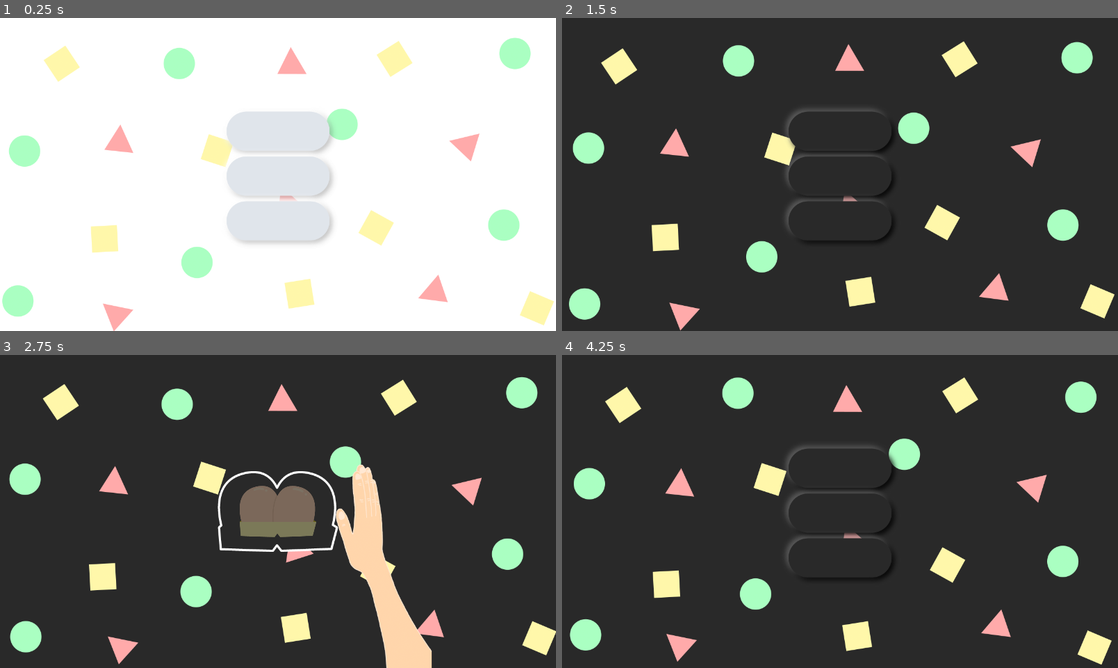
Above: before the commit, frames 1-4 (two rows, left to right).
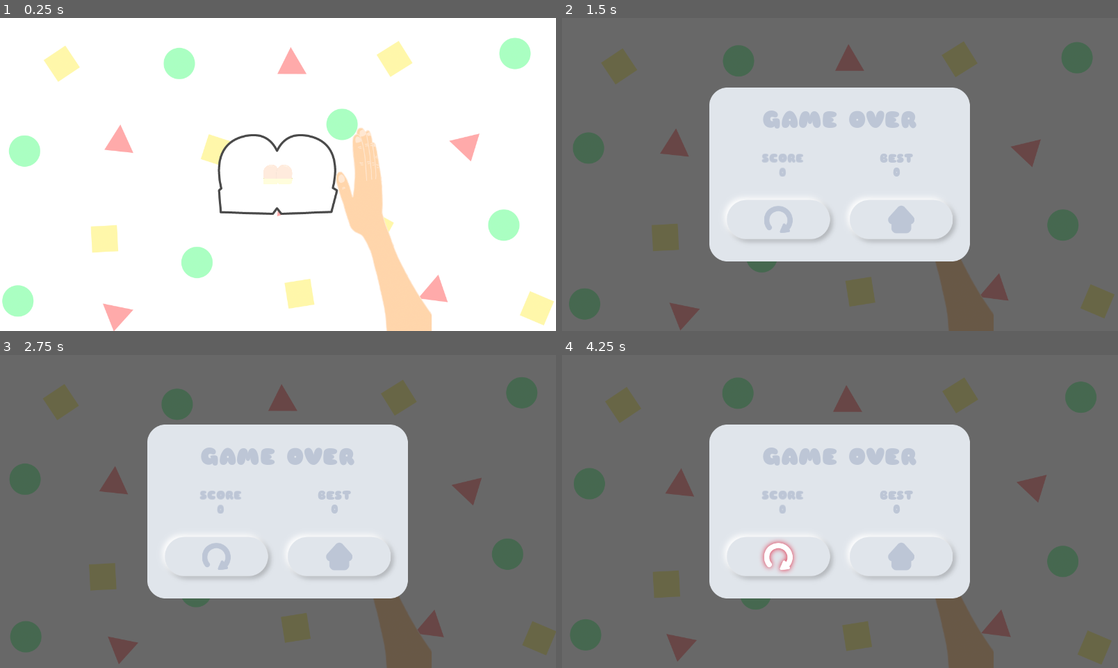
Above: after the commit, the same moments.

Repository: MikeTeok/test_butt_name
Game: Godot game, scene res://scenes/Game.tscn
Two runs of this game, one before a commit and one after it. Both use one fixed random seed, a clock stepped at 60 frames per second and the inputs below. Before the commit the project starts from res://scenes/Main.tscn.
Inputs (mouse positions are in pixels of both pictures, inside the frame that each line leads up to):
- Up to frame 1 (0.25 s): no input
- Up to frame 2 (1.5 s): click (840, 174) at 0.52 s; click (840, 221) at 1.27 s
- Up to frame 3 (2.75 s): click (278, 467) at 2.02 s
- Up to frame 4 (4.25 s): click (778, 555) at 2.77 s; click (901, 555) at 3.52 s

The runs differ from the first frame. In frame 1, 11% of the frame differs, in the area x 39-78%, y 30-100%; in frame 2, 100%, in the area x 0-100%, y 0-100%; in frame 3, 100%; in frame 4, 100%.

Commit message:
Revert "Restructured scene nodes"
This reverts commit 95212a41866dbe96af23c8d290c4126c76c80247.

Diff:
--- a/project.godot
+++ b/project.godot
@@ -11,7 +11,7 @@
 [application]
 
 config/name="test_butt"
-run/main_scene="res://scenes/Main.tscn"
+run/main_scene="res://scenes/Game.tscn"
 config/icon="res://icon.png"
 
 [autoload]
--- a/scenes/Game.tscn
+++ b/scenes/Game.tscn
@@ -1,11 +1,15 @@
-[gd_scene load_steps=4 format=2]
+[gd_scene load_steps=6 format=2]
 
+[ext_resource path="res://scenes/Background.tscn" type="PackedScene" id=1]
 [ext_resource path="res://scenes/butt outline.tscn" type="PackedScene" id=2]
 [ext_resource path="res://scripts/Game.gd" type="Script" id=3]
 [ext_resource path="res://scenes/ComboUI.tscn" type="PackedScene" id=4]
+[ext_resource path="res://scenes/GameOverUI.tscn" type="PackedScene" id=5]
 
 [node name="Game" type="Node2D"]
 script = ExtResource( 3 )
+
+[node name="Background" parent="." instance=ExtResource( 1 )]
 
 [node name="butt outline" parent="." instance=ExtResource( 2 )]
 position = Vector2( 640, 360 )
@@ -18,4 +22,8 @@
 margin_right = 998.319
 margin_bottom = 176.062
 
+[node name="GameOverUI" parent="." instance=ExtResource( 5 )]
+visible = false
+
 [connection signal="timeout" from="Timer" to="." method="_on_Timer_timeout"]
+[connection signal="restartRequest" from="GameOverUI" to="." method="_on_GameOverUI_restartRequest"]
--- a/scenes/GameOverUI.tscn
+++ b/scenes/GameOverUI.tscn
@@ -166,4 +166,3 @@
 }
 
 [connection signal="pressed" from="CenterContainer/VBoxContainer/HBoxContainer/CenterContainer2/RestartButton" to="." method="_on_RestartButton_pressed"]
-[connection signal="pressed" from="CenterContainer/VBoxContainer/HBoxContainer/CenterContainer/HomeButton" to="." method="_on_HomeButton_pressed"]
--- a/scenes/Main.tscn
+++ /dev/null
@@ -1,26 +0,0 @@
-[gd_scene load_steps=6 format=2]
-
-[ext_resource path="res://scripts/Main.gd" type="Script" id=1]
-[ext_resource path="res://scenes/Game.tscn" type="PackedScene" id=2]
-[ext_resource path="res://scenes/GameOverUI.tscn" type="PackedScene" id=7]
-[ext_resource path="res://scenes/Background.tscn" type="PackedScene" id=8]
-[ext_resource path="res://scenes/MainMenuUI.tscn" type="PackedScene" id=9]
-
-[node name="Main" type="Node"]
-script = ExtResource( 1 )
-
-[node name="Background" parent="." instance=ExtResource( 8 )]
-
-[node name="MainMenuUI" parent="." instance=ExtResource( 9 )]
-
-[node name="GameOverUI" parent="." instance=ExtResource( 7 )]
-visible = false
-
-[node name="Game" parent="." instance=ExtResource( 2 )]
-visible = false
-
-[connection signal="changeThemeRequest" from="MainMenuUI" to="." method="_on_MainMenuUI_changeThemeRequest"]
-[connection signal="startRequest" from="MainMenuUI" to="." method="_on_MainMenuUI_startRequest"]
-[connection signal="mainMenuRequest" from="GameOverUI" to="." method="_on_GameOverUI_mainMenuRequest"]
-[connection signal="restartRequest" from="GameOverUI" to="." method="_on_GameOverUI_restartRequest"]
-[connection signal="gameOver" from="Game" to="." method="_on_Game_gameOver"]
--- a/scenes/MainMenuUI.tscn
+++ /dev/null
@@ -1,41 +0,0 @@
-[gd_scene load_steps=3 format=2]
-
-[ext_resource path="res://scenes/button.tscn" type="PackedScene" id=1]
-[ext_resource path="res://scripts/MainMenuUI.gd" type="Script" id=2]
-
-[node name="MainMenuUI" type="Control"]
-margin_right = 1280.0
-margin_bottom = 720.0
-script = ExtResource( 2 )
-__meta__ = {
-"_edit_use_anchors_": false
-}
-
-[node name="CenterContainer" type="CenterContainer" parent="."]
-anchor_right = 1.0
-anchor_bottom = 1.011
-margin_bottom = 0.0799561
-__meta__ = {
-"_edit_use_anchors_": false
-}
-
-[node name="VBoxContainer" type="VBoxContainer" parent="CenterContainer"]
-margin_left = 521.0
-margin_top = 215.0
-margin_right = 759.0
-margin_bottom = 512.0
-custom_constants/separation = 12
-
-[node name="PlayButton" parent="CenterContainer/VBoxContainer" instance=ExtResource( 1 )]
-
-[node name="LightModeButton" parent="CenterContainer/VBoxContainer" instance=ExtResource( 1 )]
-margin_top = 103.0
-margin_bottom = 194.0
-
-[node name="DarkModeButton" parent="CenterContainer/VBoxContainer" instance=ExtResource( 1 )]
-margin_top = 206.0
-margin_bottom = 297.0
-
-[connection signal="pressed" from="CenterContainer/VBoxContainer/PlayButton" to="." method="_on_PlayButton_pressed"]
-[connection signal="pressed" from="CenterContainer/VBoxContainer/LightModeButton" to="." method="_on_LightModeButton_pressed"]
-[connection signal="pressed" from="CenterContainer/VBoxContainer/DarkModeButton" to="." method="_on_DarkModeButton_pressed"]
--- a/scripts/Game.gd
+++ b/scripts/Game.gd
@@ -7,20 +7,19 @@
 var butt_note_list = []
 
 onready var comboUI = $ComboUI
+onready var gameOverUI = $GameOverUI
 onready var handSlapEffect = $"butt outline/HandSlapEffect"
 onready var theme_mode setget set_theme
 
-signal gameOver(combo)
-
 func _ready():
-	pass
+	init()
+	play()
 
 func _input(_delta):
 	if(Input.is_action_just_pressed("ui_select")):
 		play_animation()
 		delete_butt_note()
 
-# can be deleted soon, not really needed
 func init():
 	set_theme("Light mode")
 	$Timer.wait_time = INTERVAL / animation_speed
@@ -54,7 +53,9 @@
 			effect.scale = butt_note_delete.scale
 			add_child(effect)
 		else: #butt_note_delete.state == "miss":
-			emit_signal("gameOver", combo)
+			halt()
+			gameOverUI.update_scoreboard(combo)
+			gameOverUI.show()
 		butt_note_delete.queue_free()
 
 func add_butt_note():
@@ -72,6 +73,12 @@
 func _on_butt_timeout():
 	delete_butt_note()
 
+func _on_GameOverUI_restartRequest():
+	gameOverUI.hide()
+	play()
+
 func set_theme(new_mode):
 	theme_mode = new_mode
+	$Background.theme_mode = new_mode
 	$"butt outline".theme_mode = new_mode
+	gameOverUI.theme_mode = new_mode
--- a/scripts/GameOverUI.gd
+++ b/scripts/GameOverUI.gd
@@ -6,7 +6,6 @@
 onready var home_button = $CenterContainer/VBoxContainer/HBoxContainer/CenterContainer/HomeButton
 onready var board = $Board
 signal restartRequest
-signal mainMenuRequest
 onready var theme_mode = "Light mode" setget set_theme
 var best = 0
 
@@ -24,9 +23,6 @@
 
 func _on_RestartButton_pressed():
 	emit_signal("restartRequest")
-
-func _on_HomeButton_pressed():
-	emit_signal("mainMenuRequest")
 
 func set_theme(new_theme):
 	theme_mode = new_theme
--- a/scripts/Main.gd
+++ /dev/null
@@ -1,38 +0,0 @@
-extends Node
-
-onready var mainMenuUI = $MainMenuUI
-onready var background = $Background
-onready var game = $Game
-onready var gameOverUI = $GameOverUI
-
-func _ready():
-	pass # Replace with function body.
-
-func set_theme(new_mode):
-	game.theme_mode = new_mode
-	background.theme_mode = new_mode
-	mainMenuUI.theme_mode = new_mode
-	gameOverUI.theme_mode = new_mode
-
-func _on_MainMenuUI_startRequest():
-	mainMenuUI.hide()
-	game.show()
-	game.play()
-
-func _on_MainMenuUI_changeThemeRequest(theme_mode):
-	set_theme(theme_mode)
-
-func _on_Game_gameOver(combo):
-	game.halt()
-	game.hide()
-	gameOverUI.update_scoreboard(combo)
-	gameOverUI.show()
-
-func _on_GameOverUI_restartRequest():
-	gameOverUI.hide()
-	game.show()
-	game.play()
-
-func _on_GameOverUI_mainMenuRequest():
-	gameOverUI.hide()
-	mainMenuUI.show()
--- a/scripts/MainMenuUI.gd
+++ /dev/null
@@ -1,26 +0,0 @@
-extends Control
-
-onready var start_button = $CenterContainer/VBoxContainer/PlayButton
-onready var light_mode_button = $CenterContainer/VBoxContainer/LightModeButton
-onready var dark_mode_button = $CenterContainer/VBoxContainer/DarkModeButton
-signal startRequest
-signal changeThemeRequest(theme_mode)
-onready var theme_mode = "Light mode" setget set_theme
-
-func _ready():
-	pass # Replace with function body.
-
-func set_theme(new_theme):
-	theme_mode = new_theme
-	start_button.theme_mode = new_theme
-	light_mode_button.theme_mode = new_theme
-	dark_mode_button.theme_mode = new_theme
-
-func _on_PlayButton_pressed():
-	emit_signal("startRequest")
-
-func _on_LightModeButton_pressed():
-	emit_signal("changeThemeRequest", "Light mode")
-
-func _on_DarkModeButton_pressed():
-	emit_signal("changeThemeRequest", "Dark mode")
